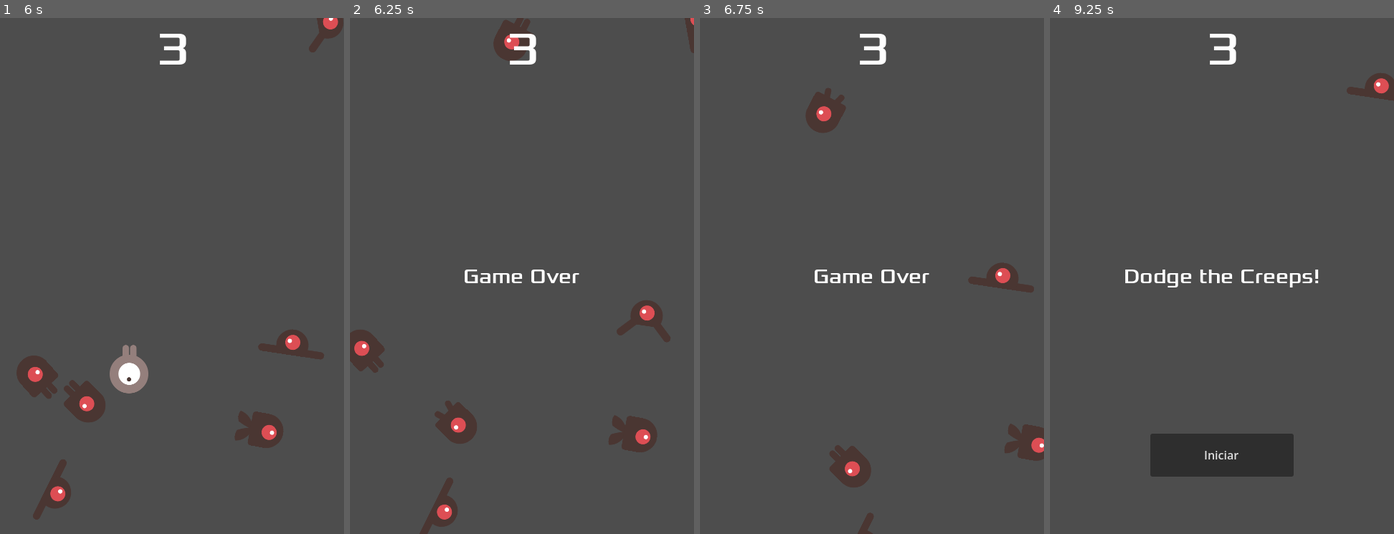
Above: before the commit, frames 1-4 (left to right).
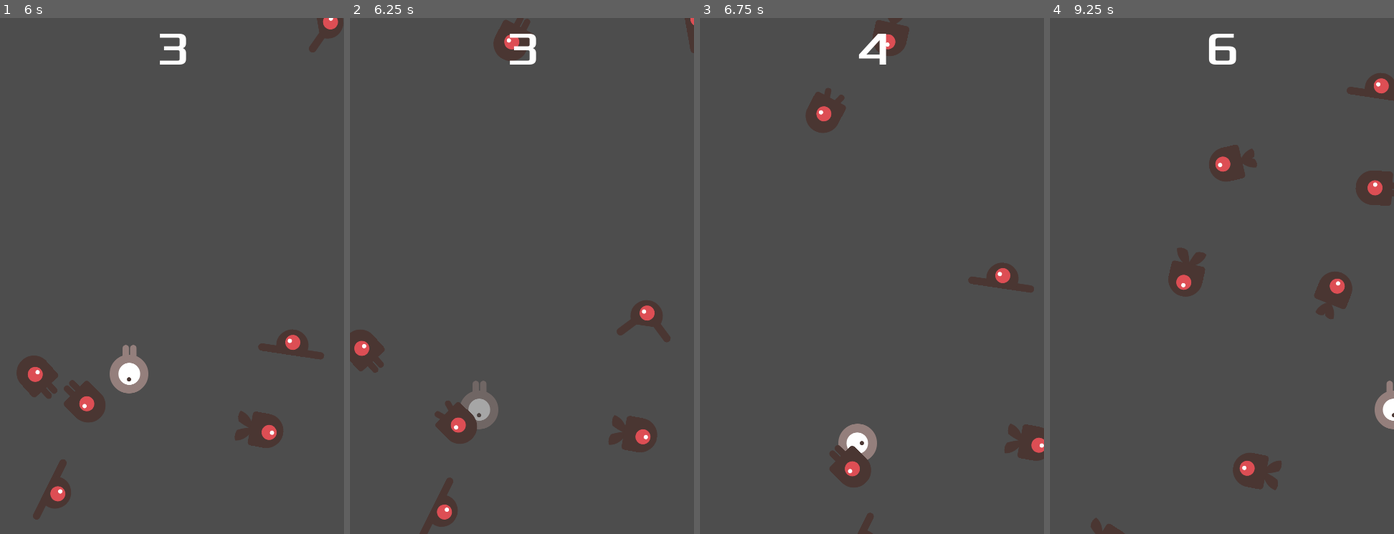
Above: after the commit, the same moments.

Repository: GuilhermeGuia/dodge-the-creeps
Game: Godot game, scene res://principal.tscn
Same seed, same stepped clock (60 frames per second), same inputs: the game is played once before the commit and once after it.
Inputs:
- Up to frame 1 (6 s): click "Iniciar" at 0.5 s; tap Enter at 1.25 s; hold Right (mover_direita) 1.28-2.03 s; hold Down (mover_baixo) 2.03-2.78 s; hold Right (mover_direita) 2.78-3.53 s; hold Up (mover_cima) 3.53-4.28 s; hold Left (mover_esquerda) 4.28-5.78 s; hold Down (mover_baixo) from 5.78 s (still down)
- Up to frame 2 (6.25 s): keep holding Down (mover_baixo)
- Up to frame 3 (6.75 s): release Down (mover_baixo) at 6.53 s; hold Right (mover_direita) from 6.53 s (still down)
- Up to frame 4 (9.25 s): release Right (mover_direita) at 7.28 s; hold Up (mover_cima) 7.28-8.03 s; hold Right (mover_direita) 8.03-8.78 s; hold Down (mover_baixo) from 8.78 s (still down)

Frame 1 is identical in both runs. In frame 2, 1.0% of the frame differs, in the area x 32-67%, y 48-80%; in frame 3, 1.6%; in frame 4, 7.6%, in the area x 11-100%, y 3-100%.

Commit message:
feat: adicionando sistema de 3 vidas ao dodge

Diff:
--- a/jogador.gd
+++ b/jogador.gd
@@ -1,8 +1,10 @@
 extends Area2D
 signal hit
 
+@export var life = 3
 @export var speed = 200
 var screen_size
+var invecibilidade = false
 
 func start(pos):
 	position = pos
@@ -39,12 +41,37 @@
 	# alterando as sprites de animação -> SE o X for diferente de 0
 	# significa -> que o player esta andando pra pra esquerda ou direta
 	# SE o Y for diferente de 0 então o player esta andando pra cima ou para baixo
+	ajustar_sprit_movimento(velocity)
+
+func _on_body_entered(body: Node2D) -> void:
+	levar_dano()
+
+
+func ajustar_sprit_movimento(velocity: Vector2):
 	var movimentoEsquerdaOuDireta = velocity.x != 0
 	var movimentoCimaOuBaixo = velocity.y != 0
 	if movimentoEsquerdaOuDireta:
 		ajustar_sprite_movimento_direita_esquerda(velocity)
 	elif movimentoCimaOuBaixo:
 		ajustar_sprite_movimento_cima_baixo(velocity)
+
+func levar_dano():
+	if invecibilidade: return
+	# nao pode tomar dano seguido
+	life -= 1
+	if(life < 1): game_over()
+	else: iniciar_invencibilidade()
+
+func iniciar_invencibilidade():
+	invecibilidade = !invecibilidade
+	ajustar_sprit_invencibilidade()
+	$InvencibilidadeTimer.start()
+
+func game_over():
+	hide()
+	hit.emit()
+	# desativa o estado de colisão do jogador de forma segura
+	$CollisionShape2D.set_deferred("disabled", true)
 
 func mover_jogador(velocity: Vector2, delta: float):
 	position += velocity * delta
@@ -69,8 +96,12 @@
 func normalizar_velocidade_jogador(velocity: Vector2) -> Vector2:
 	return velocity.normalized() * speed if velocity.length() > 0 else velocity
 
-func _on_body_entered(body: Node2D) -> void:
-	hide()
-	hit.emit()
-	# desativa o estado de colisão do jogador de forma segura
-	$CollisionShape2D.set_deferred("disabled", true)
+func _on_invencibilidade_timer_timeout() -> void:
+	invecibilidade = false
+	ajustar_sprit_invencibilidade()
+	$InvencibilidadeTimer.stop()
+
+func ajustar_sprit_invencibilidade():
+	var sprite = $AnimatedSprite2D
+	if invecibilidade: sprite.modulate = Color(1,1, 1, 0.5)
+	else: sprite.modulate = Color(1, 1, 1, 1)
--- a/jogador.tscn
+++ b/jogador.tscn
@@ -48,4 +48,8 @@
 [node name="CollisionShape2D" type="CollisionShape2D" parent="." unique_id=1315424961]
 shape = SubResource("CapsuleShape2D_t76xg")
 
+[node name="InvencibilidadeTimer" type="Timer" parent="." unique_id=1282257871]
+wait_time = 0.5
+
 [connection signal="body_entered" from="." to="." method="_on_body_entered"]
+[connection signal="timeout" from="InvencibilidadeTimer" to="." method="_on_invencibilidade_timer_timeout"]
Not shown: 1 places in principal.tscn that only renumber resources
